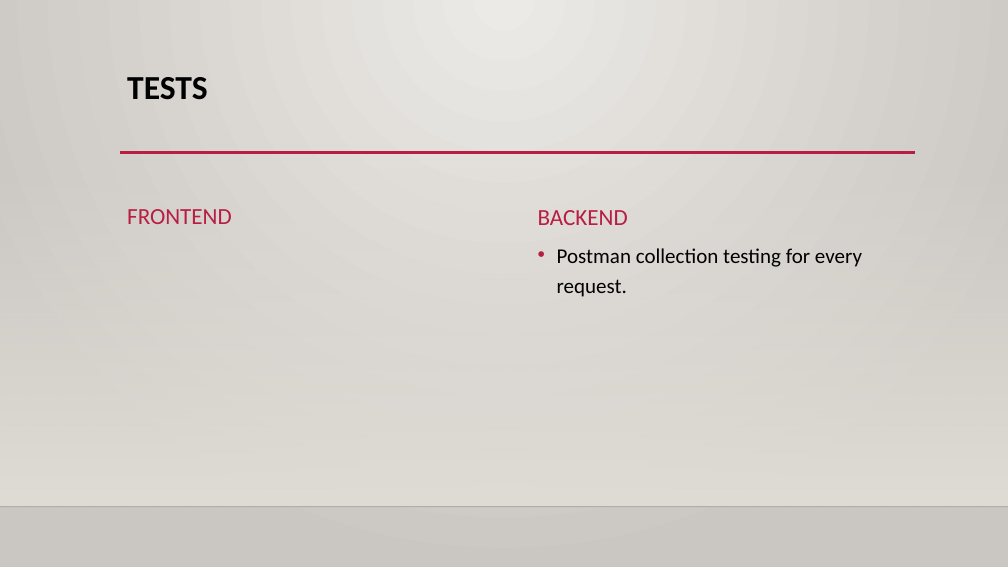
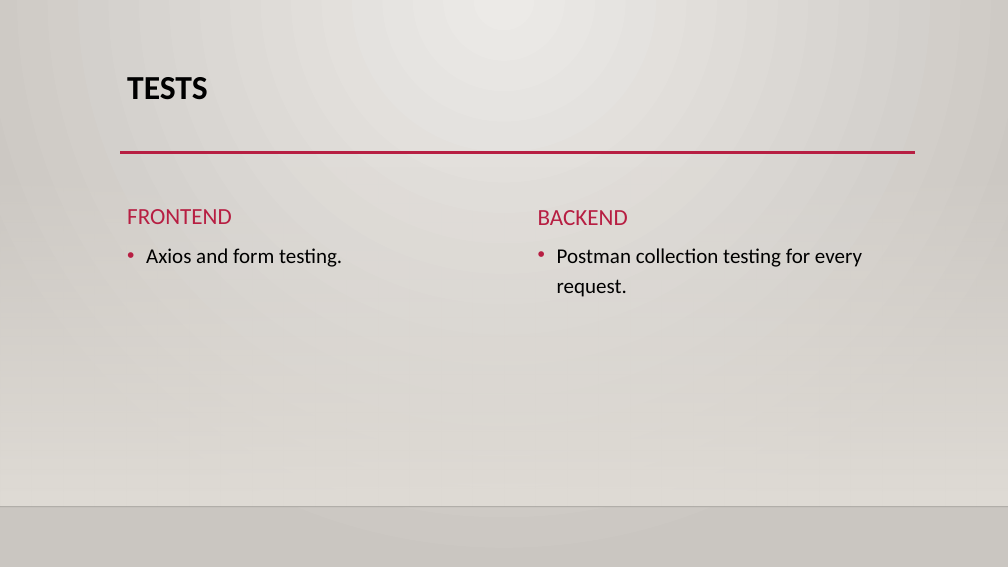
Before and after one commit to MoriczJanos113C/TechShop, a slide deck: slide 12 of project dokumentumok/Projekt bemutató.pptx. Drawn at 1008x567 pixels with LibreOffice and Linux fonts; fonts in the diff are those of the drawing; background and template pictures are left out. Boxes give left, top, right and bottom in pixels: in the first picture for what was removed or moved away, otherwise in the second. Text is boxed around its words. In the diff, an @@ line names an element or a change of style, - is before the commit and + after.

```diff
--- a/project dokumentumok/Projekt bemutató.pptx
+++ b/project dokumentumok/Projekt bemutató.pptx
@@ text added at [146,248,342,267], 20 pt, text #000000 @@
+• Axios and form testing.
```
Also in this commit, not shown: 5 other slides changed, 8 other files.
